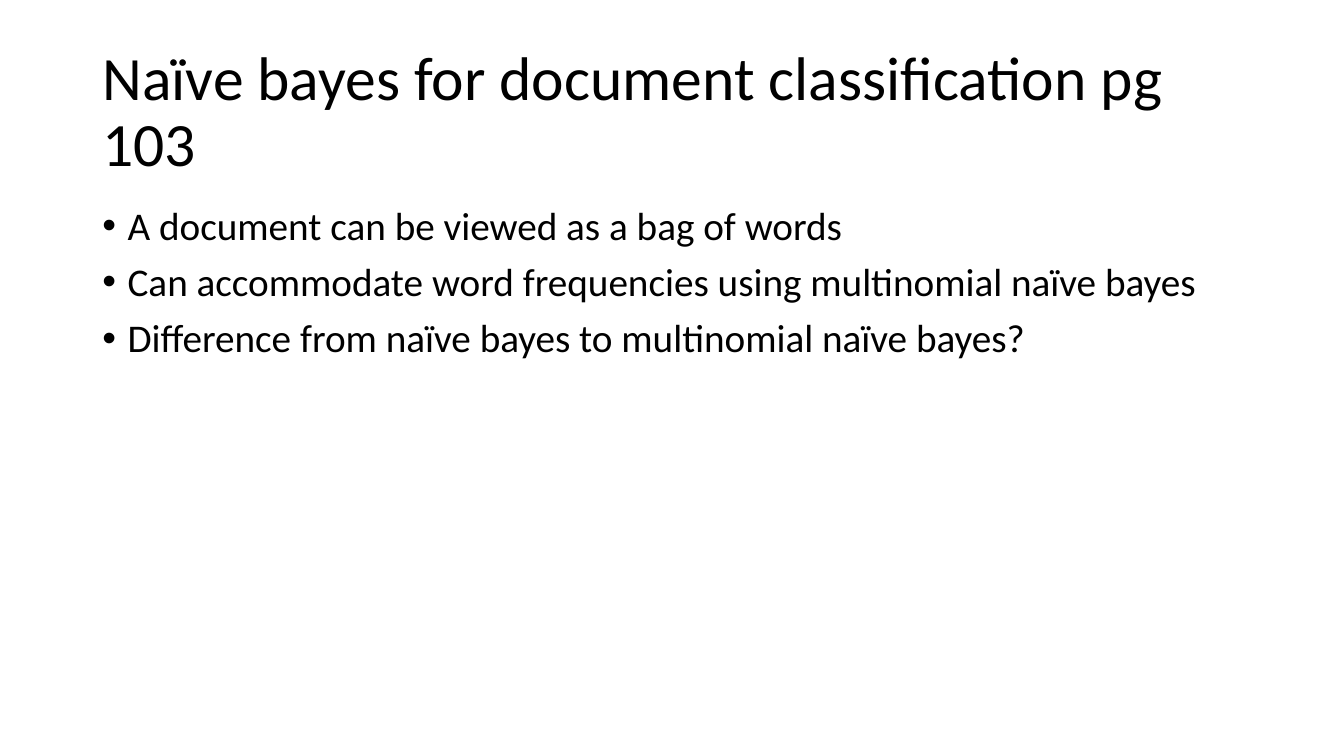
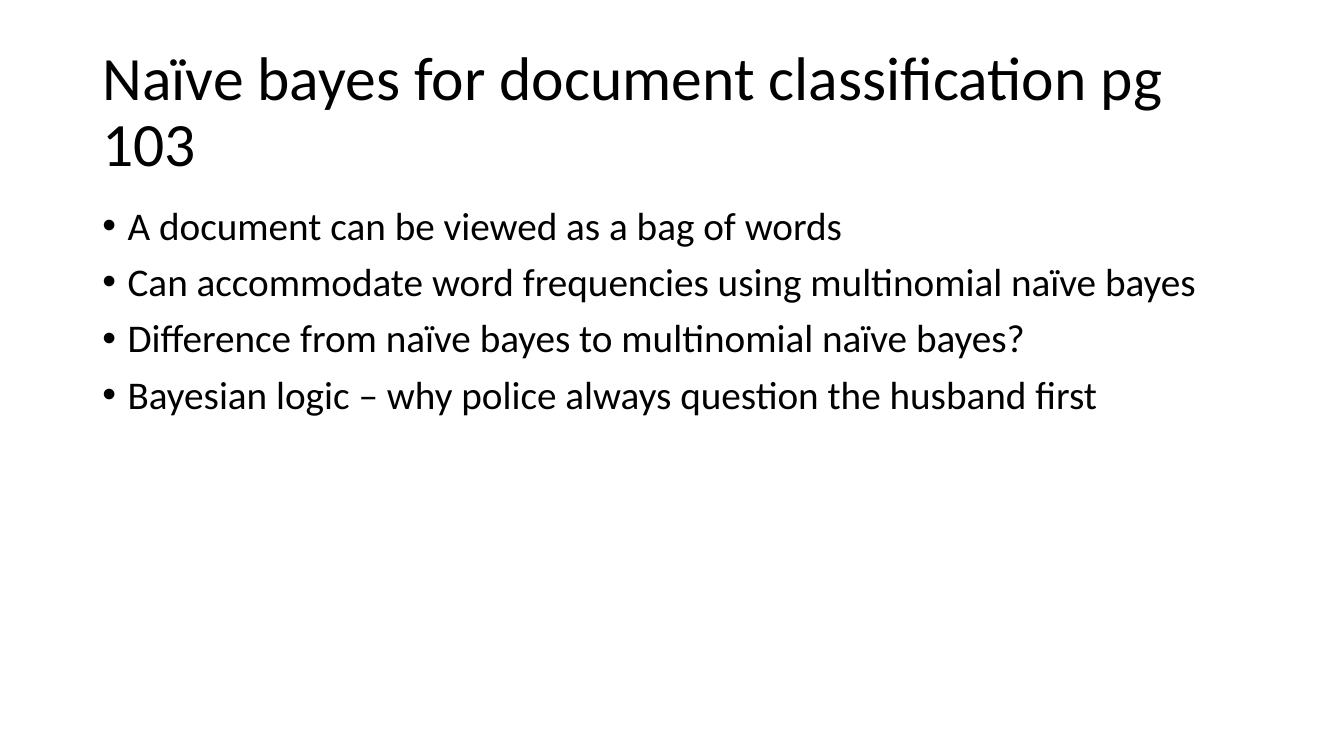
Before and after one commit to russellu/cs405, a slide deck: slide 8 of Lecture_Algorithms.pptx. Drawn at 1344x756 pixels with LibreOffice and Linux fonts; fonts in the diff are those of the drawing. Boxes give left, top, right and bottom in pixels: in the first picture for what was removed or moved away, otherwise in the second. Text is boxed around its words. In the diff, an @@ line names an element or a change of style, - is before the commit and + after.

```diff
--- a/Lecture_Algorithms.pptx
+++ b/Lecture_Algorithms.pptx
@@ text at [128,381,1097,416]: paragraph added @@
+• Bayesian logic – why police always question the husband first
```
Also in this commit, not shown: 1 other file.
